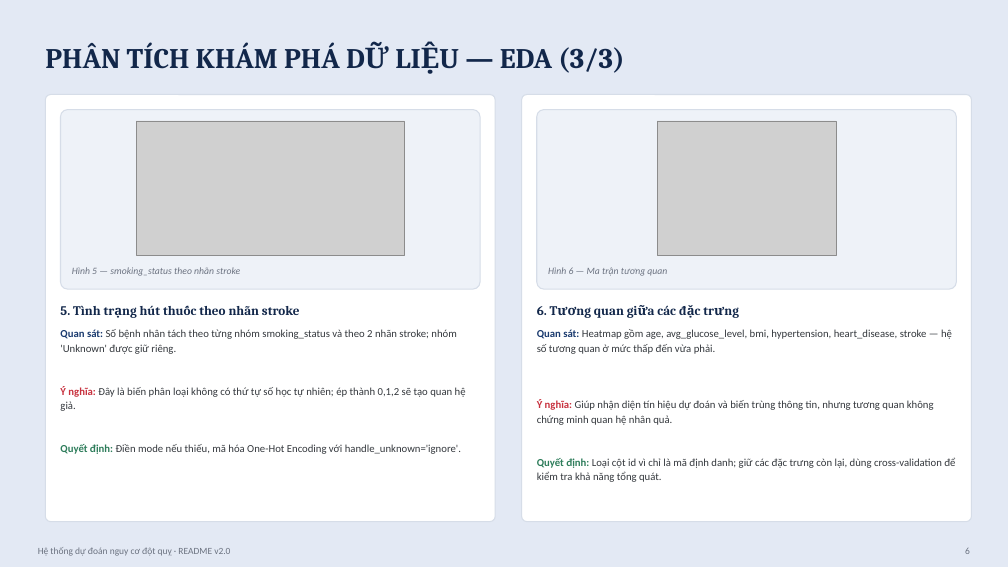
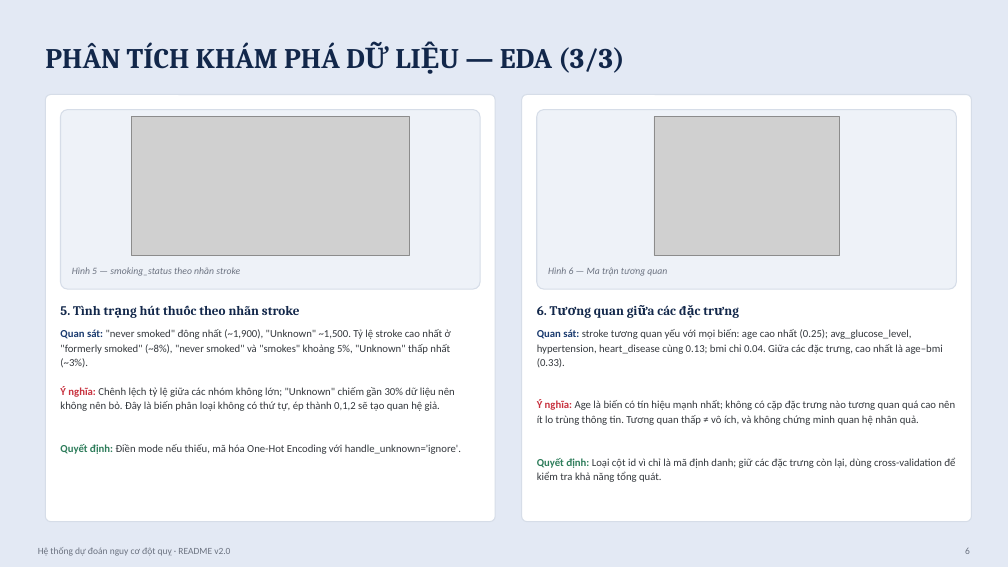
Before and after one commit to PhongNguyen2403/17_12523101_10123337_DuDoanDotQuy, a slide deck: slide 6 of docs/slide.pptx. Drawn at 1008x567 pixels with LibreOffice and Linux fonts; fonts in the diff are those of the drawing; grey boxes stand for pictures. Boxes give left, top, right and bottom in pixels: in the first picture for what was removed or moved away, otherwise in the second. Text is boxed around its words. In the diff, an @@ line names an element or a change of style, - is before the commit and + after.

```diff
--- a/docs/slide.pptx
+++ b/docs/slide.pptx
@@ picture: place and size @@
-picture at (136, 121, 405, 255)
+picture at (132, 116, 409, 256)
@@ picture: place and size @@
-picture at (657, 121, 836, 255)
+picture at (654, 116, 839, 256)
@@ text at (60, 329, 451, 368): text changed @@
-Quan sát: Số bệnh nhân tách theo từng nhóm smoking_status và theo 2 nhãn stroke; nhóm 'Unknown' được giữ riêng.
+Quan sát: "never smoked" đông nhất (~1,900), "Unknown" ~1,500. Tỷ lệ stroke cao nhất ở "formerly smoked" (~8%), "never smoked" và "smokes" khoảng 5%, "Unknown" thấp nhất (~3%).
@@ text at (537, 329, 942, 368): text changed @@
-Quan sát: Heatmap gồm age, avg_glucose_level, bmi, hypertension, heart_disease, stroke — hệ số tương quan ở mức thấp đến vừa phải.
+Quan sát: stroke tương quan yếu với mọi biến: age cao nhất (0.25); avg_glucose_level, hypertension, heart_disease cùng 0.13; bmi chỉ 0.04. Giữa các đặc trưng, cao nhất là age–bmi (0.33).
@@ text at (60, 386, 455, 411): text changed @@
-Ý nghĩa: Đây là biến phân loại không có thứ tự số học tự nhiên; ép thành 0,1,2 sẽ tạo quan hệ giả.
+Ý nghĩa: Chênh lệch tỷ lệ giữa các nhóm không lớn; "Unknown" chiếm gần 30% dữ liệu nên không nên bỏ. Đây là biến phân loại không có thứ tự, ép thành 0,1,2 sẽ tạo quan hệ giả.
@@ text at (537, 400, 956, 425): text changed @@
-Ý nghĩa: Giúp nhận diện tín hiệu dự đoán và biến trùng thông tin, nhưng tương quan không chứng minh quan hệ nhân quả.
+Ý nghĩa: Age là biến có tín hiệu mạnh nhất; không có cặp đặc trưng nào tương quan quá cao nên ít lo trùng thông tin. Tương quan thấp ≠ vô ích, và không chứng minh quan hệ nhân quả.
```
Also in this commit, not shown: 9 other slides changed, 1 slide added, 7 other files.
